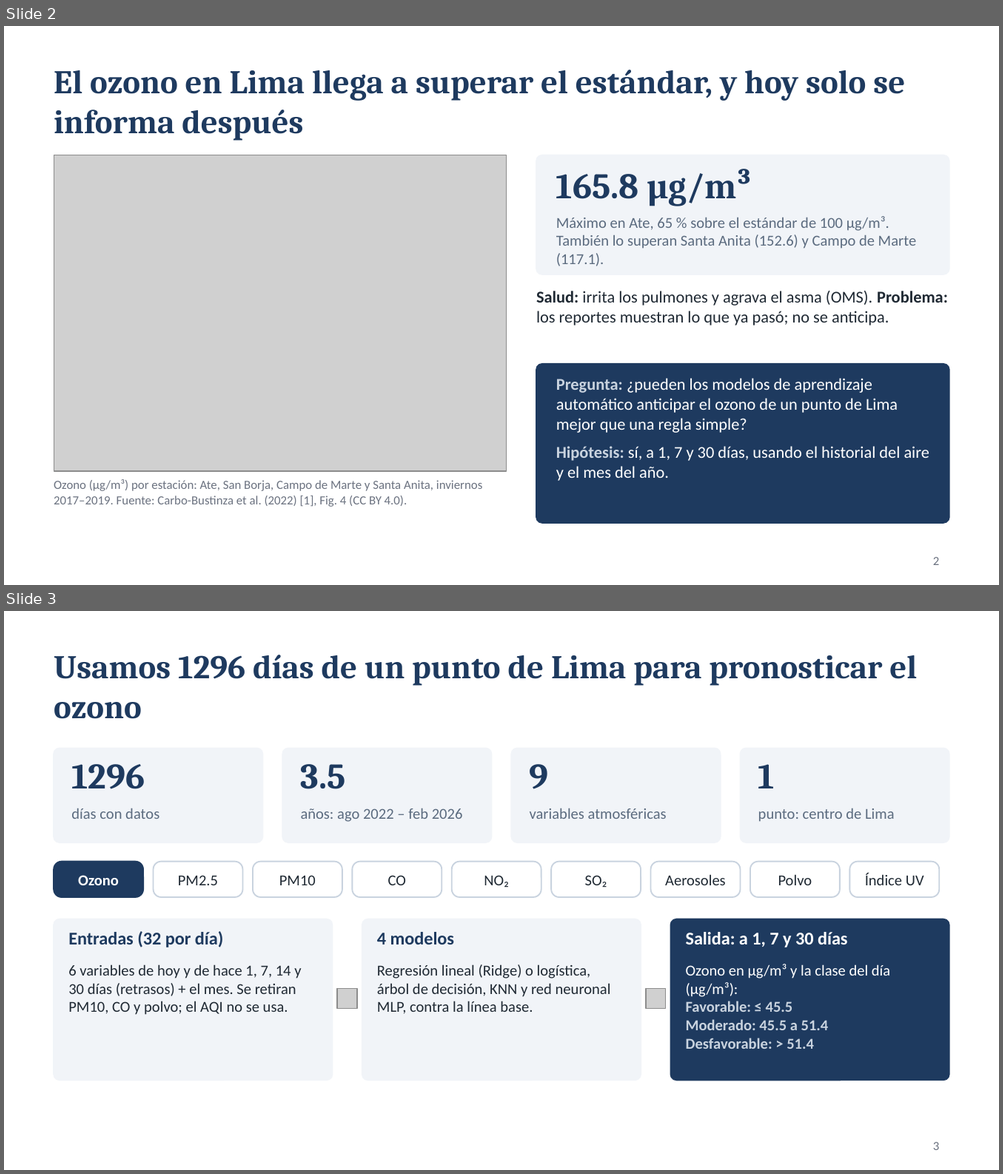
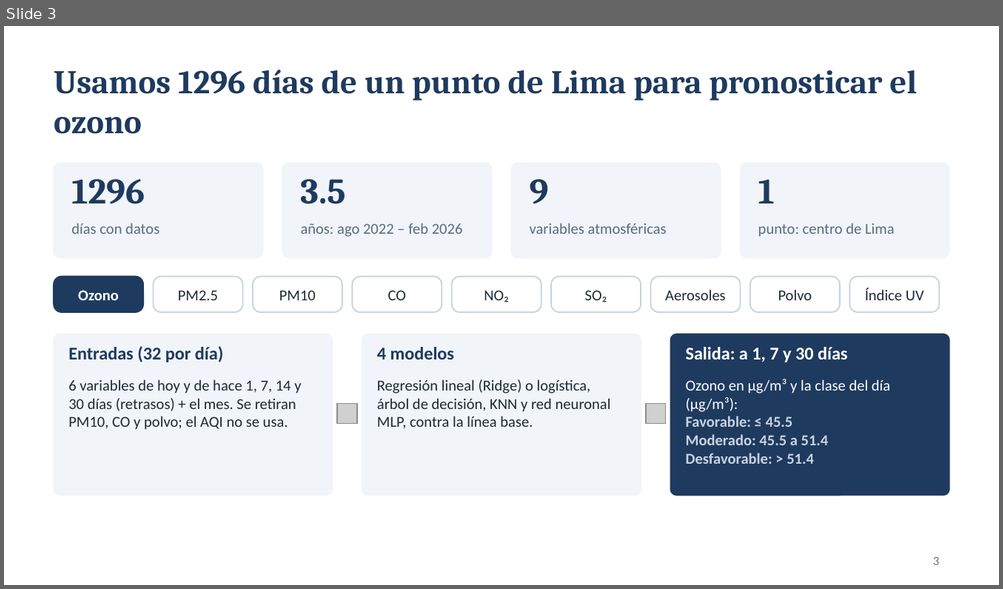
Before and after one commit to pablohuayta/prediccion-ozono-lima, a slide deck: Grupo7-TA-Exposicion.pptx. Shown one above the other, each under a label of ours: slides 2 and 3 before the commit, slide 3 after it. The pictures are 1003x1174 and 1003x589 pixels, drawn with LibreOffice and Linux fonts; fonts in the diff are those of the drawing; grey boxes stand for pictures. Boxes give left, top, right and bottom in pixels: in the first picture for what was removed or moved away, otherwise in the second. Text is boxed around its words. In the diff, an @@ line names an element or a change of style, - is before the commit and + after.

```diff
--- a/Grupo7-TA-Exposicion.pptx
+++ b/Grupo7-TA-Exposicion.pptx
@@ slide 2 removed at [4,26,999,585], background #FFFFFF @@
@@ title removed at [54,70,905,141] @@
-El ozono en Lima llega a superar el estándar, y hoy solo se informa después
@@ picture removed at [54,156,506,471] @@
@@ rounded rectangle removed at [536,156,949,275] @@
@@ text removed at [556,169,752,207] @@
-165.8 µg/m³
@@ text removed at [556,216,916,266] @@
-Máximo en Ate, 65 % sobre el estándar de 100 µg/m³. También lo superan Santa Anita (152.6) y Campo de Marte (117.1).
@@ text removed at [536,291,948,326] @@
-Salud: irrita los pulmones y agrava el asma (OMS). Problema: los reportes muestran lo que ya pasó; no se anticipa.
@@ rounded rectangle removed at [536,364,949,523] @@
@@ text removed at [556,378,929,481] @@
-Pregunta: ¿pueden los modelos de aprendizaje automático anticipar el ozono de un punto de Lima mejor que una regla simple?
-Hipótesis: sí, a 1, 7 y 30 días, usando el historial del aire y el mes del año.
@@ text removed at [54,480,482,507] @@
-Ozono (µg/m³) por estación: Ate, San Borja, Campo de Marte y Santa Anita, inviernos 2017–2019. Fuente: Carbo-Bustinza et al. (2022) [1], Fig. 4 (CC BY 4.0).
@@ page number removed at [933,557,939,565] @@
-2
```
Also in this commit, not shown: 2 slides changed, 1 slide added.
